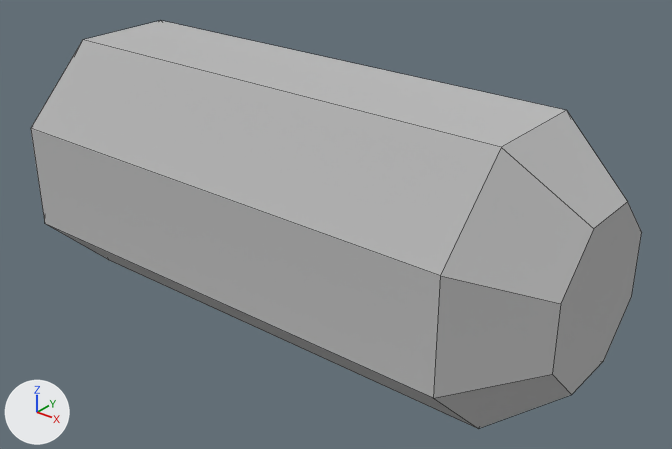
The Blender file Dream Shooter BLENDER Project/BLEND files/GunCaseModel.blend, before and after one commit.
The view is the same before and after, from a camera (50 mm lens) standing at (1.826, -2.088, 1.246) and looking at (0.118, 0.046, -0.077). Arrows for +X, +Y and +Z are at lower left; the lights stay in place. Mesh edges are drawn as thin lines.

The first picture shows 'GunCase'.
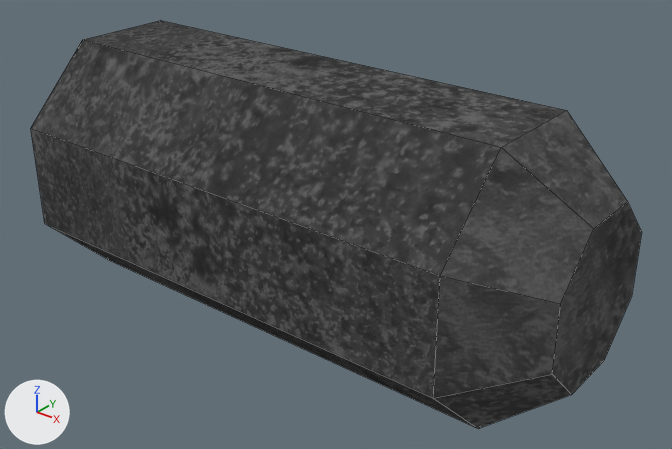
What differs and where, as boxes [x1, y1, x2, y2] in the pictures (672 x 449 px):
'GunCase', surface changed, reshaped
    both: [31, 21, 642, 428]

What changed in the scene script:
```text
Add img_guncase_shotguntexture_png:
    img_guncase_shotguntexture_png = load_image('GunCase_ShotgunTexture.png', '../Custom Textures/GunCase_ShotgunTexture.png', 1024, 1024, 'sRGB')
Change mat_guncase:
    remove n2 = _N.new('ShaderNodeRGB'); n2.name = 'RGB'
    remove n2.outputs[0].default_value = (0.5, 0.5, 0.5, 1.0)  # 'Color', grey #bcbcbc
    add n3 = _N.new('ShaderNodeTexImage'); n3.name = 'Image Texture'
    add n3.image = img_guncase_shotguntexture_png
    where n1 = _N.new('ShaderNodeBsdfDiffuse'); n1.name = 'Diffuse BSDF'
    remove _L.new(n2.outputs[0], n1.inputs[0])  # 'Color' to 'Color'
    add _L.new(n3.outputs[0], n1.inputs[0])  # 'Color' to 'Color'
Change me_cylinder:
    where me_cylinder.from_pydata(...)  # 32 vertices, 26 faces; spans x -1.04..1.04, y -0.43..0.43, z -0.43..0.43
    used by ob_guncase; location = (0.0, 0.0, 0.0)
    me_cylinder part 1: the whole mesh is multiplied about its middle by the matrix ((-1.0, 0.0, 0.0), (0.0, 0.0, 1.0), (0.0, 1.0, 0.0))
```
